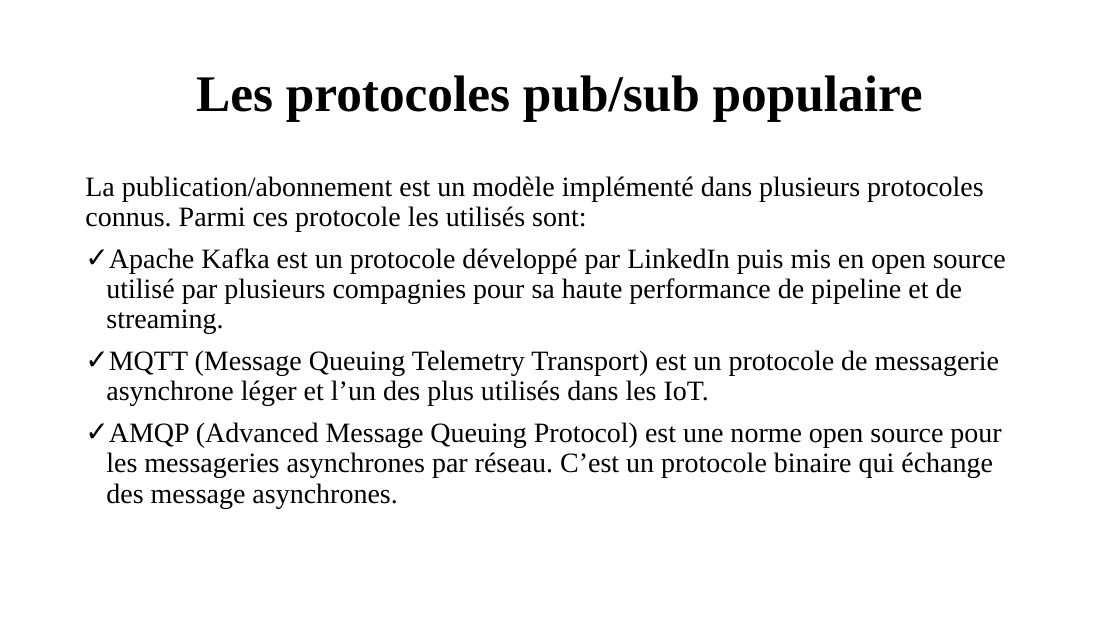
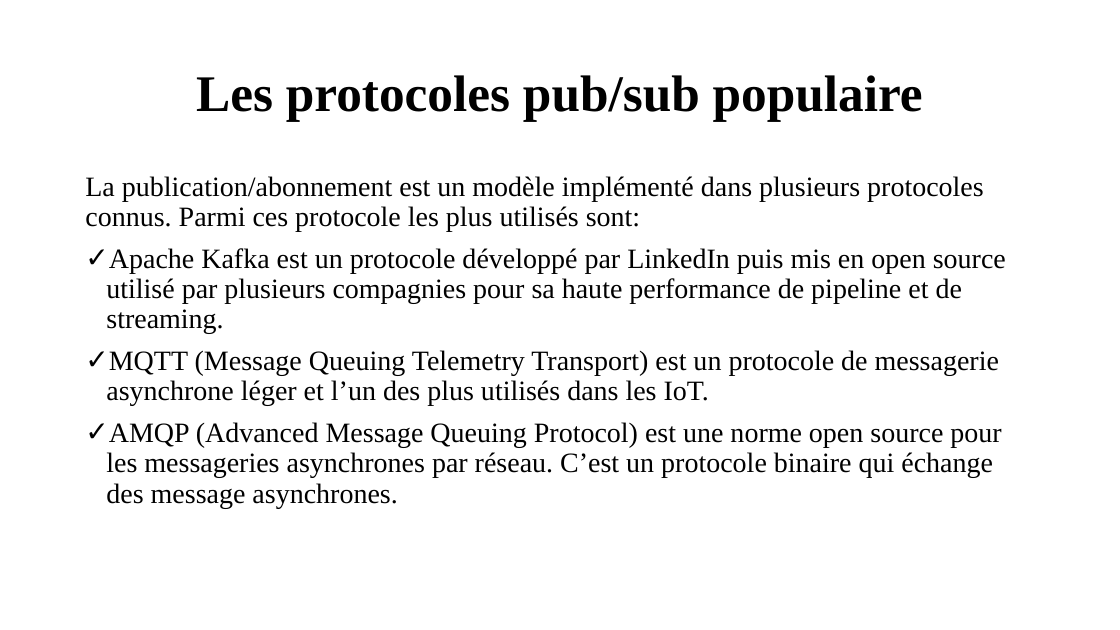
Before and after one commit to OA-Souleymane/MyGitHub-Files, a slide deck: slide 7 of Chapitres/presentationMemoire.pptx. Drawn at 1120x630 pixels with LibreOffice and Linux fonts; fonts in the diff are those of the drawing. Boxes give left, top, right and bottom in pixels: in the first picture for what was removed or moved away, otherwise in the second. Text is boxed around its words. In the diff, an @@ line names an element or a change of style, - is before the commit and + after.

```diff
--- a/Chapitres/presentationMemoire.pptx
+++ b/Chapitres/presentationMemoire.pptx
@@ text at (x1=85, y1=176, x2=984, y2=231): text changed @@
-La publication/abonnement est un modèle implémenté dans plusieurs protocoles connus. Parmi ces protocole les utilisés sont:
+La publication/abonnement est un modèle implémenté dans plusieurs protocoles connus. Parmi ces protocole les plus utilisés sont:
```
Also in this commit, not shown: 8 other slides changed, 2 slides added, 1 slide removed.
